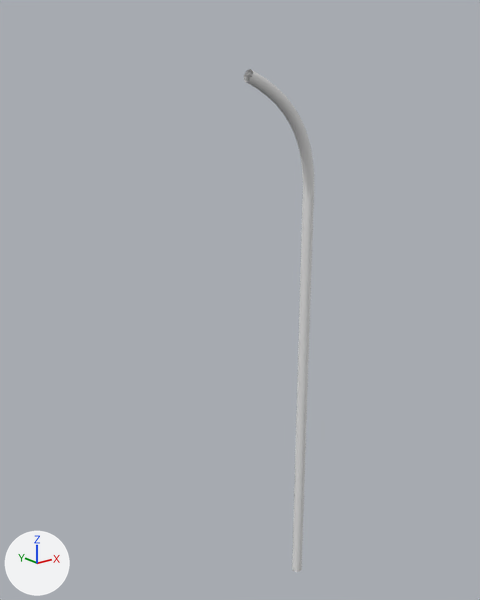
An edit to the glTF model workspace/051_uniform-buffer-object/assets/models/street-light.gltf, drawn before and after from the same camera.
Rendered twice from a 50 mm camera at (-3.22, -3.27, 3.74) aimed at (-0.5, 0.12, 2.38). The axes (+X, +Y, +Z) are drawn at lower left. The lights are the same throughout.

Objects in the first picture: 'StreetLightBody'.
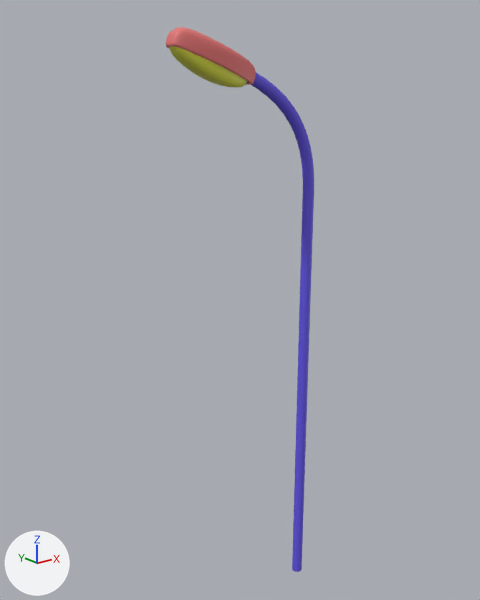
Where the change shows, as pixel boxes (x1, y1, x2, y2) in the pictures (480 x 600 px):
'StreetLightBody', recoloured (white to blue)
    both: (244, 69, 314, 572)
'StreetLightCover.001', added
    after: (166, 27, 256, 85)
'StreetLightBulb.001', added (yellow)
    after: (169, 46, 247, 87)

The change, as a diff of the scene's bpy script:
```diff
--- a/workspace/051_uniform-buffer-object/assets/models/street-light.gltf.py
+++ b/workspace/051_uniform-buffer-object/assets/models/street-light.gltf.py
@@ mat_streetlightbody @@
 mat_streetlightbody = principled_material('StreetLightBody')
-mat_streetlightbody.base_color = (0.8, 0.8, 0.8)  # white #e7e7e7
+mat_streetlightbody.base_color = (0.13, 0.0936, 0.8)  # blue #6556e7
@@ mat_streetlightbulb @@
+mat_streetlightbulb = principled_material('StreetLightBulb')
+mat_streetlightbulb.base_color = (0.781, 0.8, 0.0657)  # yellow #e5e748
@@ mat_streetlightcover @@
+mat_streetlightcover = principled_material('StreetLightCover')
+mat_streetlightcover.base_color = (0.8, 0.178, 0.178)  # pink #e77575
@@ me_cube_011 @@
+me_cube_011.from_pydata(...)  # 258 vertices, 512 faces; spans x -1.083..-0.552, y -0.089..0.096, z 3.76..4.022
+me_cube_011.materials.append(mat_streetlightbulb)  # yellow #e5e748
@@ me_cube_010 @@
+me_cube_010.from_pydata(...)  # 921 vertices, 1792 faces; spans x -1.094..-0.501, y -0.107..0.107, z 3.776..4.073
+me_cube_010.materials.append(mat_streetlightcover)  # pink #e77575
@@ ob_streetlightbulb_001 @@
+ob_streetlightbulb_001 = bpy.data.objects.new('StreetLightBulb.001', me_cube_011)
+ob_streetlightbulb_001.location = (0.0, 0.0, 0.0)
@@ ob_streetlightcover_001 @@
+ob_streetlightcover_001 = bpy.data.objects.new('StreetLightCover.001', me_cube_010)
+ob_streetlightcover_001.location = (0.0, 0.0, 0.0)
```
